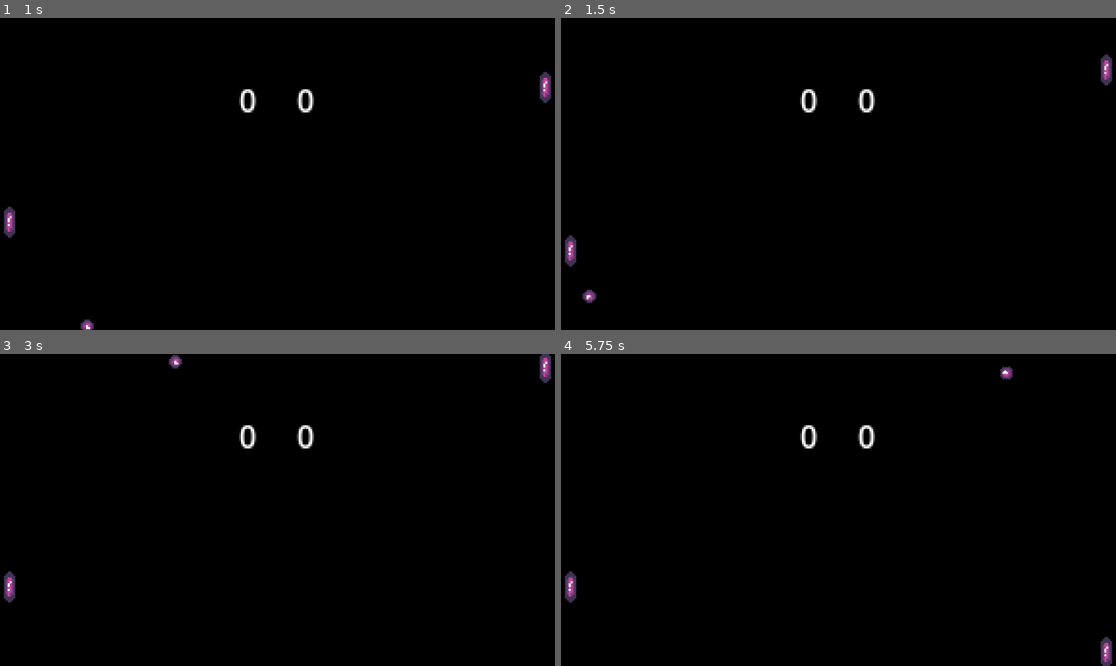
Above: before the commit, frames 1-4 (two rows, left to right).
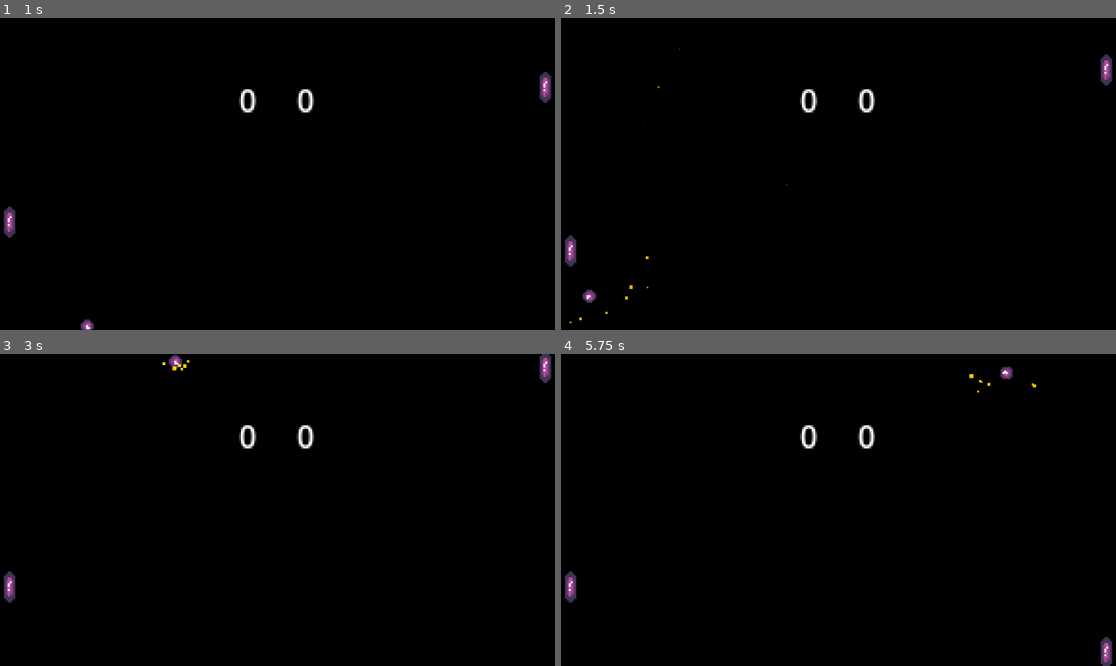
Above: after the commit, the same moments.

Repository: mmusialek/la_pong_2d
Game: Godot game, scene res://scenes/levels/level1.tscn
Same seed, same stepped clock (60 frames per second), same inputs: the game is played once before the commit and once after it.
Inputs:
- Up to frame 1 (1 s): hold Up (ui_up) from 0.53 s (still down)
- Up to frame 2 (1.5 s): release Up (ui_up) at 1.28 s; hold Down (ui_down) from 1.28 s (still down)
- Up to frame 3 (3 s): release Down (ui_down) at 2.03 s; hold Up (ui_up) from 2.03 s (still down)
- Up to frame 4 (5.75 s): release Up (ui_up) at 3.53 s; hold Down (ui_down) from 3.53 s (still down)

Frame 1 is identical in both runs. In frame 2, less than 0.1% of the frame differs, in the area x 1-47%, y 9-98%; in frame 3, less than 0.1%; in frame 4, less than 0.1%.

Commit message:
Implement spark effect, and update game configuration.

Diff:
--- a/src/project.godot
+++ b/src/project.godot
@@ -8,11 +8,15 @@
 
 config_version=5
 
+[animation]
+
+compatibility/default_parent_skeleton_in_mesh_instance_3d=true
+
 [application]
 
 config/name="La Pong 2D"
 run/main_scene="res://scenes/levels/level1.tscn"
-config/features=PackedStringArray("4.2", "Forward Plus")
+config/features=PackedStringArray("4.6", "Forward Plus")
 boot_splash/show_image=false
 config/icon="res://assets/sprites/la_ponge_2d_icon.png"
 config/windows_native_icon="res://assets/sprites/la_ponge_2d_icon.ico"
--- /dev/null
+++ b/src/scenes/packages/spark_effect.tscn
@@ -0,0 +1,35 @@
+[gd_scene format=3 uid="uid://ccpqjewmp3ei2"]
+
+[ext_resource type="Script" uid="uid://napanw7m5eih" path="res://scripts/spark_effect.gd" id="1_4d7o6"]
+
+[sub_resource type="Gradient" id="Gradient_777"]
+colors = PackedColorArray(1, 0.85098, 0, 1, 1, 0.533333, 0, 0)
+
+[sub_resource type="GradientTexture1D" id="GradientTexture1D_888"]
+gradient = SubResource("Gradient_777")
+
+[sub_resource type="Curve" id="Curve_111"]
+_data = [Vector2(0, 1), -1.0, 0.0, 0, 0, Vector2(1, 0), -1.0, 0.0, 0, 0]
+point_count = 2
+
+[sub_resource type="CurveTexture" id="CurveTexture_222"]
+curve = SubResource("Curve_111")
+
+[sub_resource type="ParticleProcessMaterial" id="ParticleProcessMaterial_333"]
+particle_flag_disable_z = true
+spread = 60.0
+initial_velocity_min = 200.0
+initial_velocity_max = 300.0
+gravity = Vector3(0, 0, 0)
+scale_min = 0.5
+scale_max = 2.0
+scale_curve = SubResource("CurveTexture_222")
+color_ramp = SubResource("GradientTexture1D_888")
+
+[node name="SparkEffect" type="GPUParticles2D" unique_id=1802690496]
+emitting = false
+amount = 7
+one_shot = true
+explosiveness = 1.0
+process_material = SubResource("ParticleProcessMaterial_333")
+script = ExtResource("1_4d7o6")
--- a/src/scripts/ball.gd
+++ b/src/scripts/ball.gd
@@ -7,6 +7,7 @@
 # ball config
 const speed = 100
 var velocity = Vector2.ZERO
+const SparkEffect = preload("res://scenes/packages/spark_effect.tscn")
 
  #audio
 var player: AudioStreamPlayer
@@ -29,6 +30,11 @@
 	var collision = move_and_collide(new_velo)
 	rotate(PI*delta)
 	if collision:
+		var spark = SparkEffect.instantiate()
+		get_tree().current_scene.add_child(spark)
+		spark.global_position = collision.get_position()
+		spark.rotation = collision.get_normal().angle()
+
 		var collider = collision.get_collider()
 		if collider.name == "WordBoundaries":
 			play_ball_bounce()
--- /dev/null
+++ b/src/scripts/spark_effect.gd
@@ -0,0 +1,5 @@
+extends GPUParticles2D
+
+func _ready():
+	emitting = true
+	finished.connect(queue_free)
Not shown, added: src/scripts/GameStartTimer.gd.uid
Not shown, added: src/scripts/ScoreBoard.gd.uid
Not shown, added: src/scripts/ball.gd.uid
Not shown, added: src/scripts/player.gd.uid
Not shown, added: src/scripts/spark_effect.gd.uid
Not shown, added: .github/copilot-instructions.md
Not shown, added: .github/prompts/analyze-issue.prompt.md
Not shown, added: .github/prompts/implement-issue.prompt.md
Not shown, changed: .gitignore
